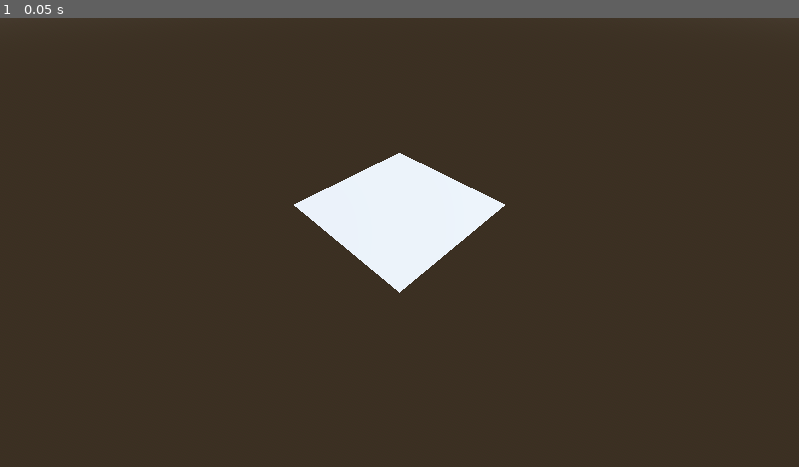
Above: before the commit, frame 1.
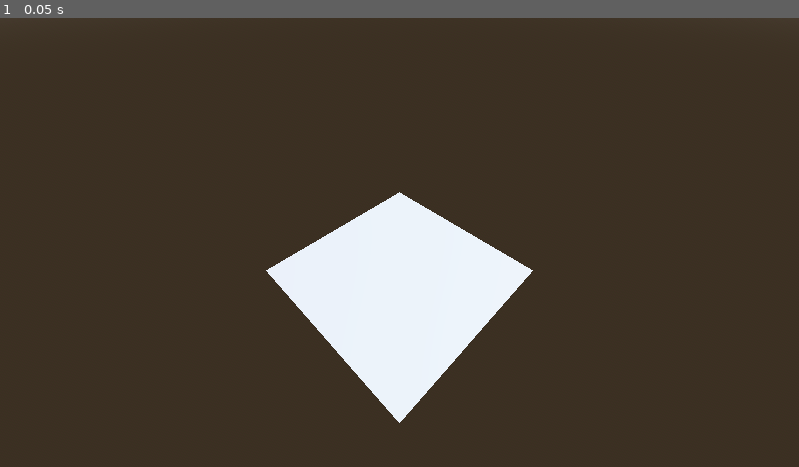
Above: after the commit, the same moment.

Repository: perfectwing1236/COMP-360-Group-2
Game: Godot game, scene res://root.tscn
The game is run twice, just before and just after one commit, with the same random seed, the same clock (stepped at 60 frames per second) and the same inputs.
Inputs:
- Up to frame 1 (0.05 s): no input

The runs differ from the first frame. In frame 1, 8.8% of the frame differs, in the area x 33-67%, y 30-91%.

Commit message:
Change _quadgrid() behaviour to put corner at 0, 0 instead of center

Diff:
--- a/landscape.gd
+++ b/landscape.gd
@@ -3,10 +3,11 @@
 func _ready():
 	var land = MeshInstance3D.new()
 
+	var noise = _heightmap(256, 256)
 	var st = _quadgrid(5, 5)
 
 	var material = StandardMaterial3D.new()
-	material.albedo_texture = ImageTexture.create_from_image(_heightmap(256, 256))
+	material.albedo_texture = ImageTexture.create_from_image(noise)
 
 	st.generate_normals() # normals point perpendicular up from each face
 	var mesh = st.commit() # arranges mesh data structures into arrays for us
@@ -58,8 +59,8 @@
 	st.begin(Mesh.PRIMITIVE_TRIANGLES) # mode controls kind of geometry
 	var count : Array[int] = [0]
 
-	for u in range(ceil(-x/2.0), ceil(x/2.0)): # loosely center grid on x = 0, z = 0
-		for v in range(ceil(-z/2.0), ceil(z/2.0)):
+	for u in range(x): # corner of grid is at x, z
+		for v in range(z):
 			_quad(st, Vector3(u, 0, v), count)
 
 	return st
